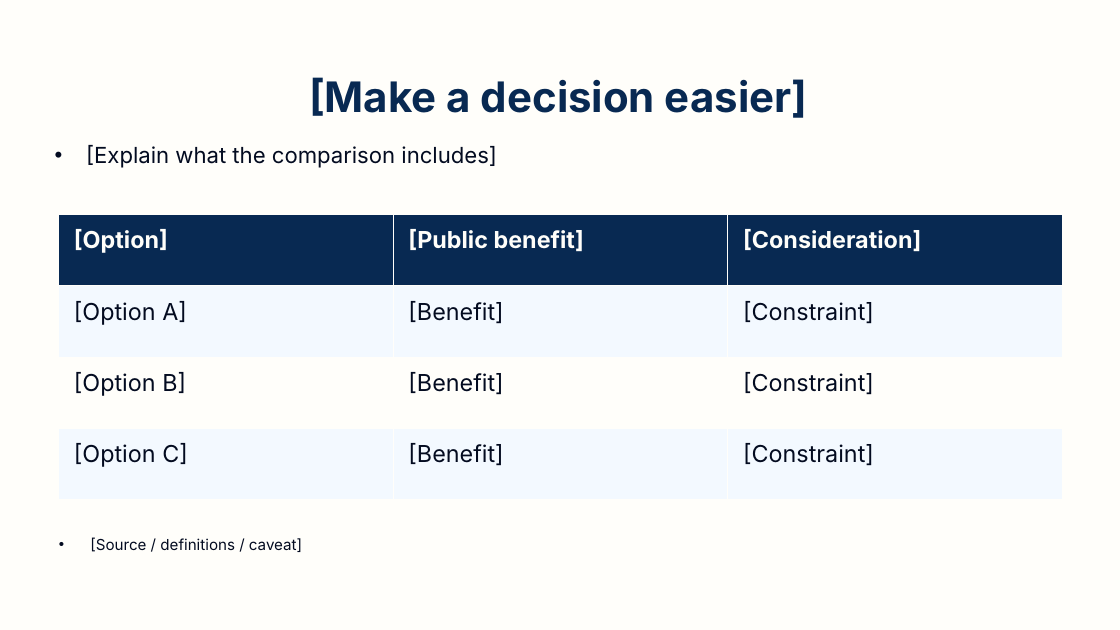
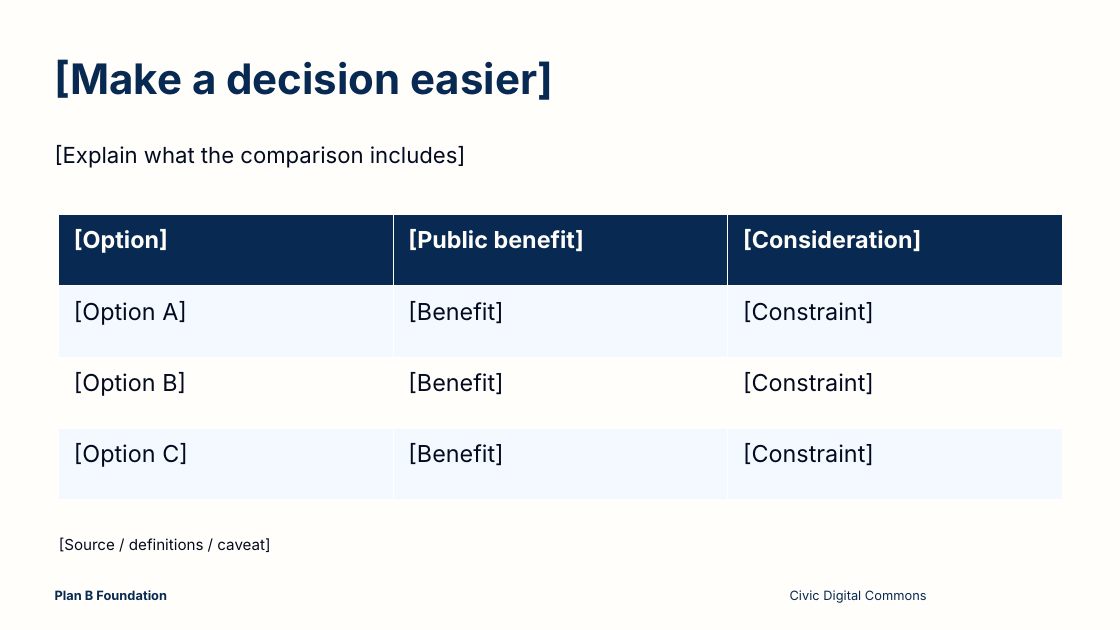
Before and after one commit to LuganoPlanB/branding, a slide deck: slide 7 of slides/planb-starter.pptx. Drawn at 1120x630 pixels with LibreOffice and Linux fonts; fonts in the diff are those of the drawing. Boxes give left, top, right and bottom in pixels: in the first picture for what was removed or moved away, otherwise in the second. Text is boxed around its words. In the diff, an @@ line names an element or a change of style, - is before the commit and + after.

```diff
--- a/slides/planb-starter.pptx
+++ b/slides/planb-starter.pptx
@@ title "[Make a decision easier]" at box(55, 59, 553, 100): alignment centre to left; vertical alignment middle to top @@
@@ text "[Explain what the comparison includes]" at box(55, 145, 466, 168): bullet • to none @@
@@ text "[Source / definitions / caveat]" at box(59, 537, 270, 552): bullet • to none @@
@@ text added at box(55, 590, 167, 605), 11 pt, text #082952, bold @@
+Plan B Foundation
@@ text added at box(790, 590, 927, 603), 11 pt, text #082952 @@
+Civic Digital Commons
```
Also in this commit, not shown: 9 other slides changed, 2 other files.
